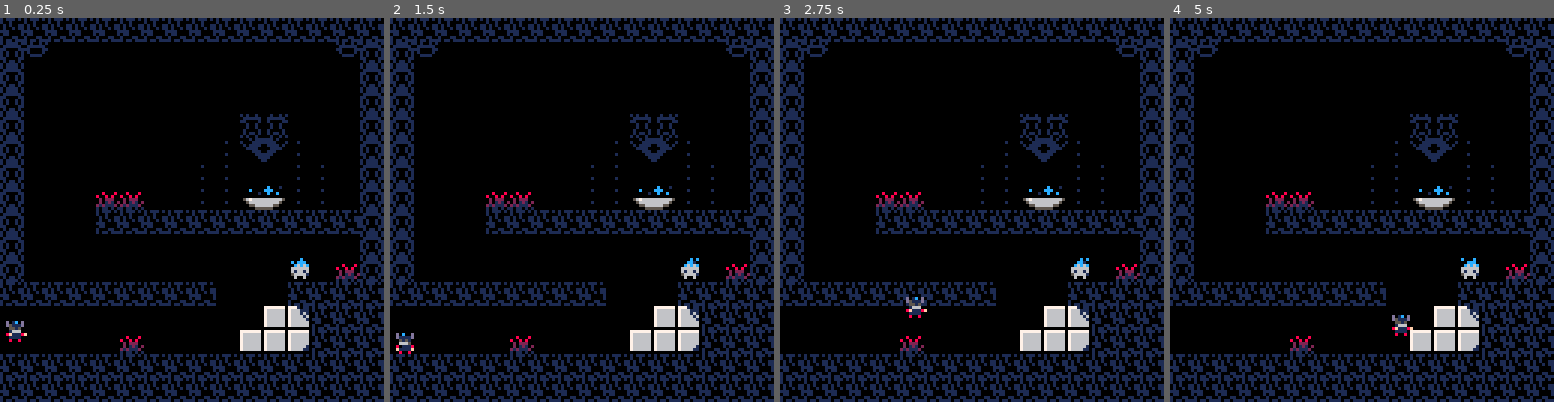
Above: before the commit, frames 1-4 (left to right).
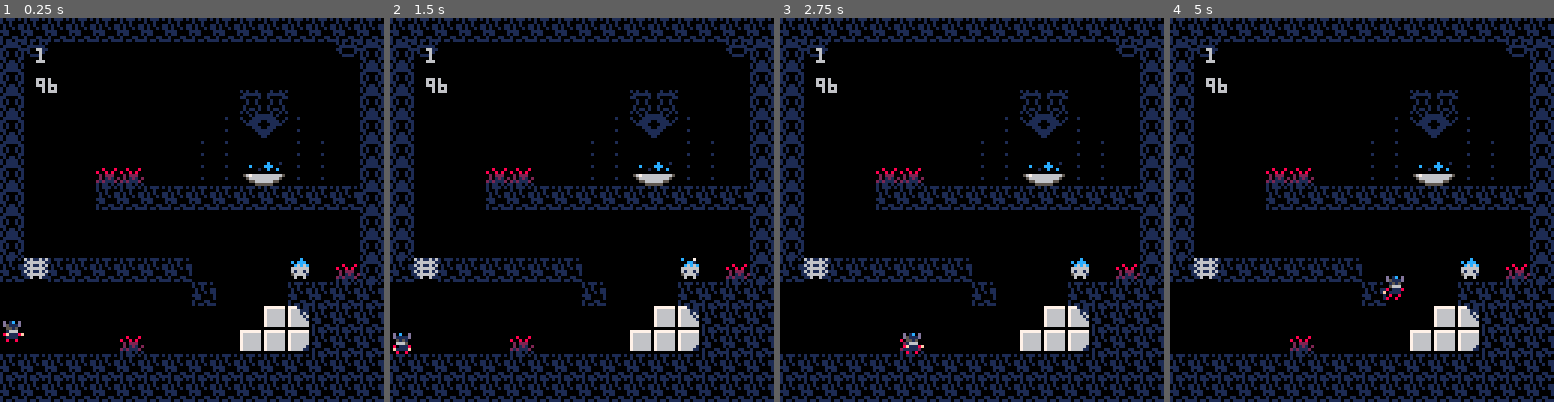
Above: after the commit, the same moments.

Repository: han-sen/pico-8-tests
Game: PICO-8 cartridge platformer.p8
Two runs of this game, one before a commit and one after it. Both use one fixed random seed, a clock stepped at 60 frames per second and the inputs below.
Inputs:
- Up to frame 1 (0.25 s): no input
- Up to frame 2 (1.5 s): no input
- Up to frame 3 (2.75 s): hold Right 1.6-2.1 s; hold Up 2.15-2.42 s; hold Right from 2.47 s (still down)
- Up to frame 4 (5 s): release Right at 3.03 s; hold Left 3.08-3.58 s; hold Right 4.02-4.68 s; hold Up from 4.73 s (still down)

The runs differ from the first frame. In frame 1, 9.6% of the frame differs, in the area x 0-94%, y 7-85%; in frame 2, 9.6%; in frame 3, 9.7%; in frame 4, 9.8%, in the area x 0-94%, y 7-83%.

Commit message:
added level detection based on player x coord

Diff:
--- a/platformer.p8
+++ b/platformer.p8
@@ -4,7 +4,7 @@
 
 function _init()
 	player = {
-		x = 0,
+		x = 128,
 		y = 90,
 		sprite = 64,
 		size = 1,
@@ -23,16 +23,26 @@
 		falling = false,
 		landed = false
 	}
-	game_key = {
-		sprite = 21,
-		x = 96,
-		y = 80,
-		size = 1,
+	game_keys = {
+		sp = 21,
+		loc = {
+			{
+				x = 96,
+				y = 80,
+				found = false
+			}
+		},
 		anim = 0
+	}
+	game_camera = {
+		cam_x = 128,
+		cam_y = 0
 	}
 	world = {
 		gravity = 0.3,
 		friction = 0.75,
+		current_level = 0,
+		level_size = 128,
 		map_start = 0,
 		map_end = 128
 	}
@@ -42,24 +52,45 @@
 	player_update()
 	player_animate()
 	game_key_animate()
+	check_level()
+	camera(game_camera.cam_x, game_camera.cam_y)
 end
 
 function _draw()
 	cls()
-	map(16,0 )
+	map(0, 0)
 	draw_player()
-	spr(game_key.sprite, game_key.x, game_key.y, game_key.size, game_key.size, false)
-end
+	draw_game_key()
+	print(world.current_level, 140, 10)
+	print(game_keys.loc[1].x, 140, 20)
+end
+
+-- UTILITY FUNCTIONS
 
 function game_key_animate()
-	if time() - game_key.anim > 0.3 then
-		game_key.anim = time()
-		game_key.sprite += 1
-		if game_key.sprite > 23 then
-			game_key.sprite = 21
-		end
-	end
-end
+	if time() - game_keys.anim > 0.3 then
+		game_keys.anim = time()
+		game_keys.sp += 1
+		if game_keys.sp > 24 then
+			game_keys.sp = 21
+		end
+	end
+end
+
+function draw_game_key()
+	local g_x = game_keys.loc[1].x + (world.current_level * 128)
+	spr(game_keys.sp, g_x, game_keys.loc[1].y, 1, 1, false)
+end
+
+function check_level()
+	world.current_level = flr(player.x / 128)
+	if map_collide(player, 'down', 2) then
+		fset(25, 0, true)
+		fset(26, 0, true)
+		world.current_level = 1
+	end
+end
+
 
 function player_update()
 	player.dy += world.gravity
@@ -114,12 +145,12 @@
 	player.x += player.dx
 	player.y += player.dy
 	--limit player to screen edges
-	if player.x <= world.map_start then
-		player.x = world.map_start + 1
-	end
-	if player.x >= world.map_end - player.width then
-		player.x = world.map_end - player.width - 1
-	end
+	-- if player.x <= world.map_start then
+	-- 	player.x = world.map_start + 1
+	-- end
+	-- if player.x >= world.map_end - player.width then
+	-- 	player.x = world.map_end - player.width - 1
+	-- end
 end
 
 function player_animate()
@@ -151,10 +182,7 @@
 end
 
 function map_collide(obj, dir, flag)
-	local x1 = 0
-	local x2 = 0
-	local y1 = 0
-	local y2 = 0
+	local x1, x2, y1, y2 = 0
 	-- append invisible rectangle to character, position based on current direction
 	if dir == 'left' then
 		x1 = obj.x - 1
@@ -235,24 +263,39 @@
 
 
 
+…(15 lines of a section not shown)…
 __gff__
-0000000000000000000001000000000000010100000000000000000100000000000000000000000000000000000000000001000000000000000000000000000000000000000000000000000000000000000000000000000000000000000000000000000000000000000000000000000000000000000000000000000000000000
+0000000000000000000001000000000000010100000000000004040100000000000000000000000000000000000000000001010100000000000000000000000000000000000000000000000000000000000000000000000000000000000000000100000000000000000000000000000000000000000000000000000000000000
 0000000000000000000000000000000000000000000000000000000000000000000000000000000000000000000000000000000000000000000000000000000000000000000000000000000000000000000000000000000000000000000000000000000000000000000000000000000000000000000000000000000000000000
 __map__
 0e0e0e0e0e0e0e0e0e0e2222222222220a0a0a0a0a0a0a0a0a0a0a0a0a0a0a0a000000000000000000000000000000000000000000000000000000000000000000000000000000000000000000000000000000000000000000000000000000000000000000000000000000000000000000000000000000000000000000000000
 0e0e0e0e0e0e0e0e0e0e2222222222221b1f0000000000000000000000001f1b000000000000000000000000000000000000000000000000000000000000000000000000000000000000000000000000000000000000000000000000000000000000000000000000000000000000000000000000000000000000000000000000
 0e0e0e0e0e0e0e0e0e0e2222222222221b00000000000000000000000000001b000000000000000000000000000000000000000000000000000000000000000000000000000000000000000000000000000000000000000000000000000000000000000000000000000000000000000000000000000000000000000000000000
+0e0e0e0e0e0e0e0e0e0e2222222222221b0000000000000000002b2c0000001b000000000000000000000000000000000000000000000000000000000000000000000000000000000000000000000000000000000000000000000000000000000000000000000000000000000000000000000000000000000000000000000000
+0e2b130e0e0e0e142c0e2222222222221b000000000000000022393a2200001b000000000000000000000000000000000000000000000000000000000000000000000000000000000000000000000000000000000000000000000000000000000000000000000000000000000000000000000000000000000000000000000000
+0e0e0e050e0e050e0e0e2222222222221b00000000000000222200002222001b000000000000000000000000000000000000000000000000000000000000000000000000000000000000000000000000000000000000000000000000000000000000000000000000000000000000000000000000000000000000000000000000
+0e0e0e0e1d1e0e0e0e0e2222222222221b000000202000002222191a2222001b000000000000000000000000000000000000000000000000000000000000000000000000000000000000000000000000000000000000000000000000000000000000000000000000000000000000000000000000000000000000000000000000
+0e0e0e0e2d2e0e0e0e0e2222222222221b0000000a0a0a0a0a0a0a0a0a0a0a1b000000000000000000000000000000000000000000000000000000000000000000000000000000000000000000000000000000000000000000000000000000000000000000000000000000000000000000000000000000000000000000000000
 0e0e0e0e0e0e0e0e0e0e2222222222221b00000000000000000000000000001b000000000000000000000000000000000000000000000000000000000000000000000000000000000000000000000000000000000000000000000000000000000000000000000000000000000000000000000000000000000000000000000000
-0e2b130e0e0e0e142c0e2222222222221b0000000000000000002b2c0000001b000000000000000000000000000000000000000000000000000000000000000000000000000000000000000000000000000000000000000000000000000000000000000000000000000000000000000000000000000000000000000000000000
-0e0e0e050e0e050e0e0e2222222222221b000000000000000022393a2200001b000000000000000000000000000000000000000000000000000000000000000000000000000000000000000000000000000000000000000000000000000000000000000000000000000000000000000000000000000000000000000000000000
-0e0e0e0e1d1e0e0e0e0e2222222222221b00000000000000222200002222001b000000000000000000000000000000000000000000000000000000000000000000000000000000000000000000000000000000000000000000000000000000000000000000000000000000000000000000000000000000000000000000000000
-0e0e0e0e2d2e0e0e0e0e2222222222221b00000020200000222218192222001b000000000000000000000000000000000000000000000000000000000000000000000000000000000000000000000000000000000000000000000000000000000000000000000000000000000000000000000000000000000000000000000000
-0e0e0e0e0e0e0e0e0e0e2222222222221b0000000a0a0a0a0a0a0a0a0a0a0a1b000000000000000000000000000000000000000000000000000000000000000000000000000000000000000000000000000000000000000000000000000000000000000000000000000000000000000000000000000000000000000000000000
-0e0e25260e0e25260e0e2232323122221b00000000000000000000000000001b000000000000000000000000000000000000000000000000000000000000000000000000000000000000000000000000000000000000000000000000000000000000000000000000000000000000000000000000000000000000000000000000
-0e0e35360e0e35360e0e200e292a0e221b00000000000000000000000000201b000000000000000000000000000000000000000000000000000000000000000000000000000000000000000000000000000000000000000000000000000000000000000000000000000000000000000000000000000000000000000000000000
-0e0e0e0e0e0e0e0e0e32310e393a0e220a0a0a0a0a0a0a0a0a0000000a0a0a0a000000000000000000000000000000000000000000000000000000000000000000000000000000000000000000000000000000000000000000000000000000000000000000000000000000000000000000000000000000000000000000000000
+0e0e25260e0e25260e0e2232323122221b61000000000000000000000000001b000000000000000000000000000000000000000000000000000000000000000000000000000000000000000000000000000000000000000000000000000000000000000000000000000000000000000000000000000000000000000000000000
+0e0e35360e0e35360e0e200e292a0e220a600a0a0a0a0a0a000000000000201b000000000000000000000000000000000000000000000000000000000000000000000000000000000000000000000000000000000000000000000000000000000000000000000000000000000000000000000000000000000000000000000000
+0e0e0e0e0e0e0e0e0e32310e393a0e2200000000000000000a0000000a0a0a0a000000000000000000000000000000000000000000000000000000000000000000000000000000000000000000000000000000000000000000000000000000000000000000000000000000000000000000000000000000000000000000000000
 0e0e0e0e0e323232310e220e00000e22000000000000000000000032330a0a0a000000000000000000000000000000000000000000000000000000000000000000000000000000000000000000000000000000000000000000000000000000000000000000000000000000000000000000000000000000000000000000000000
-0e0e0e0e0e0e0e0e0e0e220e18190e22000000000020000000003232310a0a0a000000000000000000000000000000000000000000000000000000000000000000000000000000000000000000000000000000000000000000000000000000000000000000000000000000000000000000000000000000000000000000000000
+0e0e0e0e0e0e0e0e0e0e220e191a0e22000000000020000000003232310a0a0a000000000000000000000000000000000000000000000000000000000000000000000000000000000000000000000000000000000000000000000000000000000000000000000000000000000000000000000000000000000000000000000000
 111211121112111211121112111211120a0a0a0a0a0a0a0a0a0a0a0a0a0a0a0a000000000000000000000000000000000000000000000000000000000000000000000000000000000000000000000000000000000000000000000000000000000000000000000000000000000000000000000000000000000000000000000000
 0a0a0a0a0a0a0a0a0a0a0a0a0a0a0a0a0a0a0a0a0a0a0a0a0a0a0a0a0a0a0a0a000000000000000000000000000000000000000000000000000000000000000000000000000000000000000000000000000000000000000000000000000000000000000000000000000000000000000000000000000000000000000000000000
 
Not shown, changed: 31 lines of the sprite sheet (__gfx__) section of platformer.p8
Not shown, changed: the music (__music__) section of platformer.p8
Not shown, changed: the sound effects (__sfx__) section of platformer.p8
